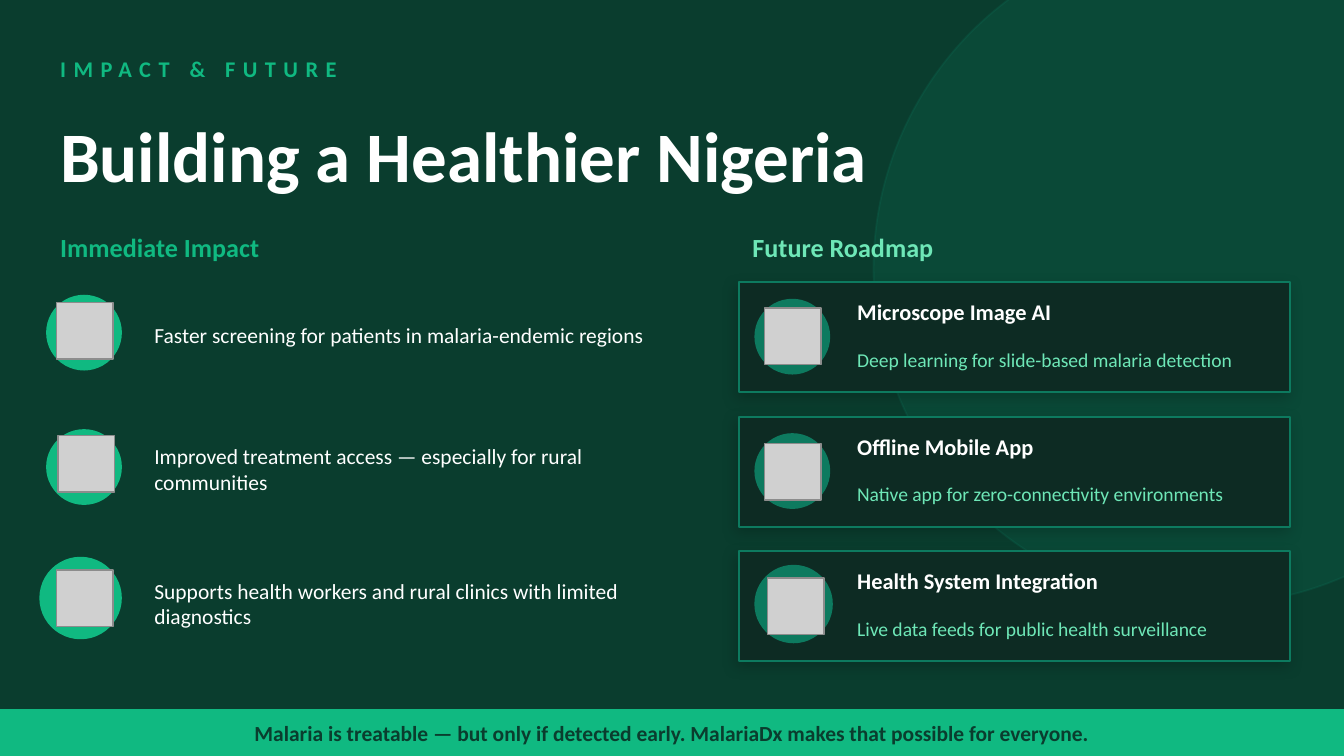
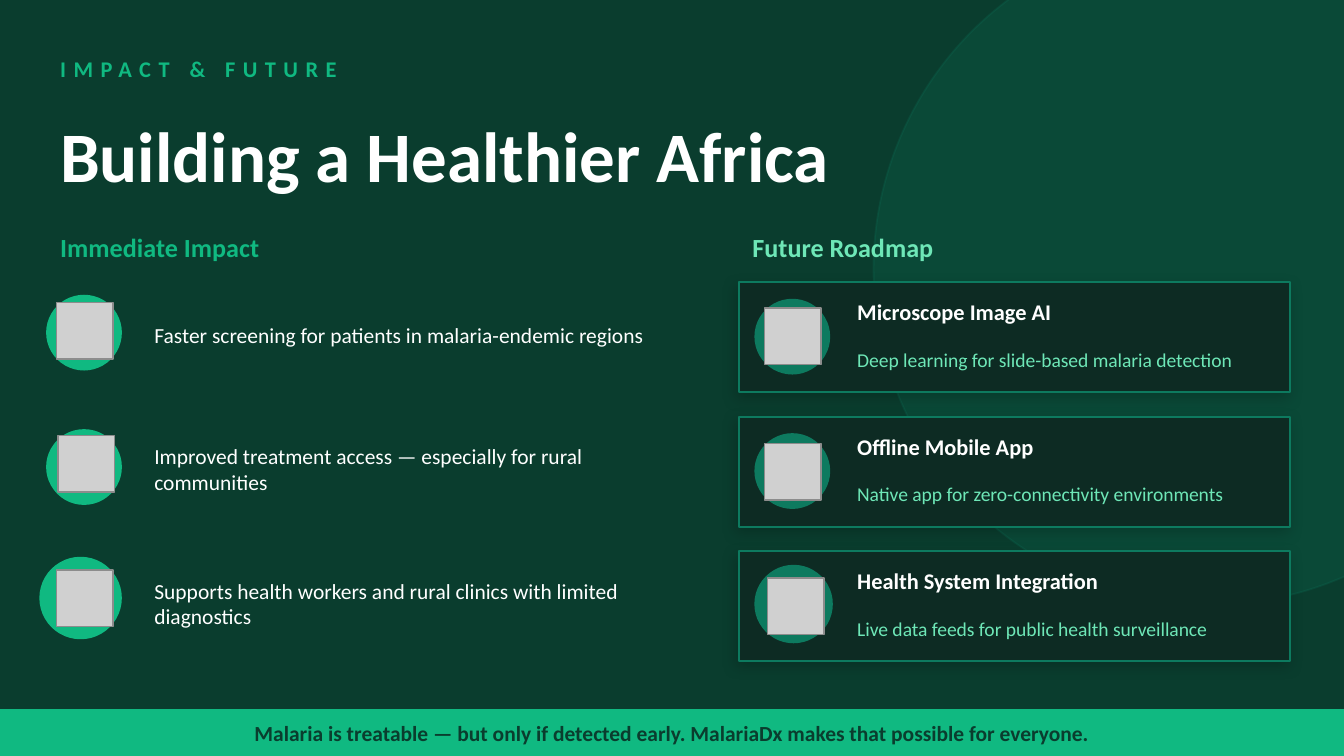
Before and after one commit to Success007T/Malaria-diagnosis-detection, a slide deck: slide 7 of reports and documentations/MalariaDx_Pitch.pptx. Drawn at 1344x756 pixels with LibreOffice and Linux fonts; fonts in the diff are those of the drawing; grey boxes stand for pictures. Boxes give left, top, right and bottom in pixels: in the first picture for what was removed or moved away, otherwise in the second. Text is boxed around its words. In the diff, an @@ line names an element or a change of style, - is before the commit and + after.

```diff
--- a/reports and documentations/MalariaDx_Pitch.pptx
+++ b/reports and documentations/MalariaDx_Pitch.pptx
@@ text at box(60, 132, 829, 194): text changed @@
-Building a Healthier Nigeria
+Building a Healthier Africa
```
Also in this commit, not shown: 1 other file.
